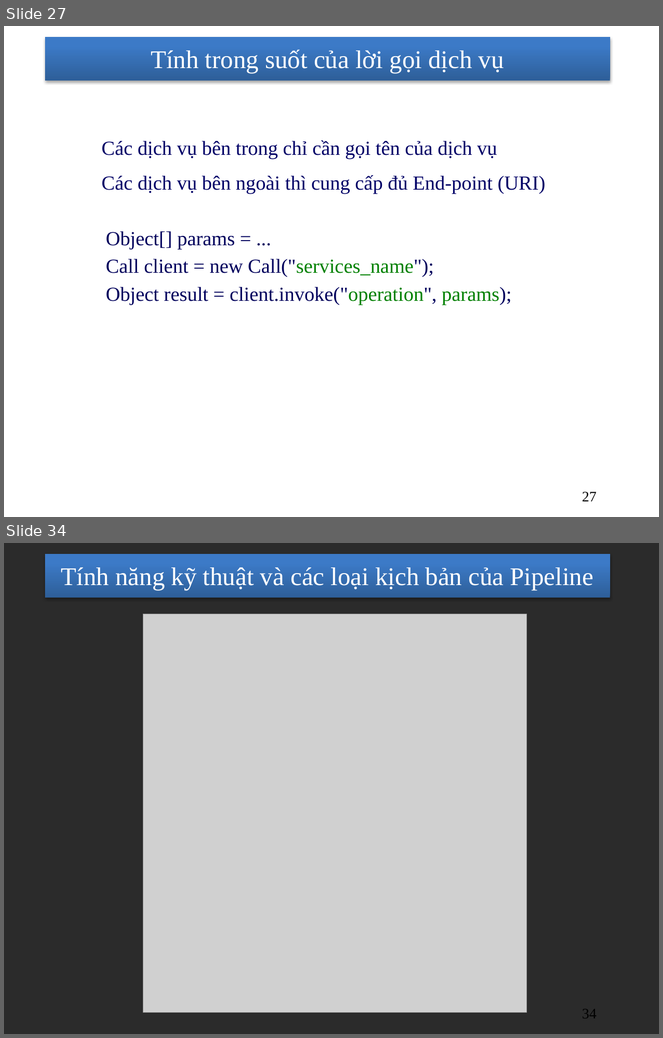
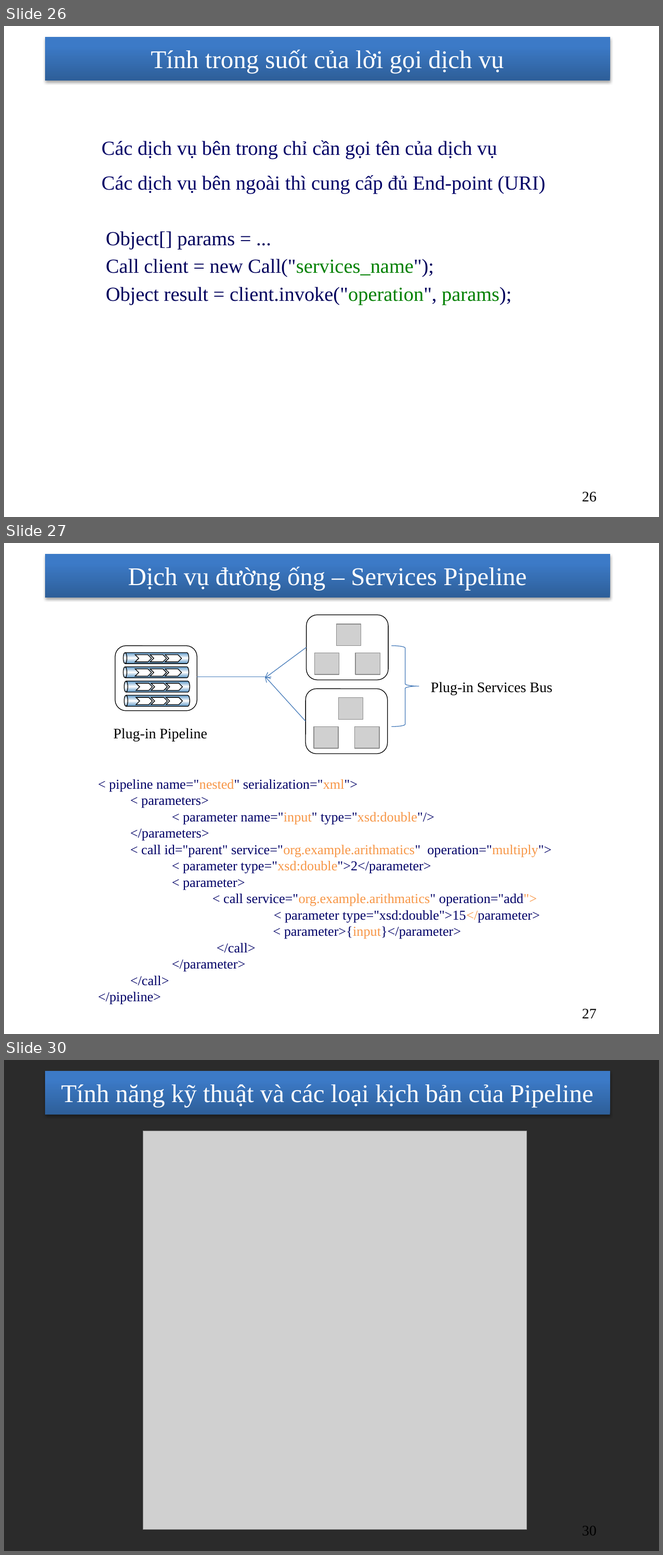
Before and after one commit to nhanhnt/LUANVAN, a slide deck: WORD/luanvan_nhanhnt_ver8.pptx. Shown one above the other, each under a label of ours: slides 27 and 34 before the commit, slides 26, 27 and 30 after it; the slides between them are not shown. The pictures are 663x1038 and 663x1555 pixels, drawn with LibreOffice and Linux fonts; fonts in the diff are those of the drawing; grey boxes stand for pictures; background and template pictures are left out; a plain dark background stands for a picture behind light text. Boxes give left, top, right and bottom in pixels: in the first picture for what was removed or moved away, otherwise in the second. Text is boxed around its words. In the diff, an @@ line names an element or a change of style, - is before the commit and + after.

```diff
--- a/WORD/luanvan_nhanhnt_ver8.pptx
+++ b/WORD/luanvan_nhanhnt_ver8.pptx
@@ slide 27 added at bbox=[4, 543, 659, 1034], background picture (left out); not listed: 1 template element that a slide beside it also shows @@
@@ title added at bbox=[128, 566, 527, 590], 28 pt, text #FFFFFF @@
+Dịch vụ đường ống – Services Pipeline
@@ group added at bbox=[113, 615, 552, 754]: 12 chevrons, 6 pictures, 4 cylinders, 3 rounded rectangles, 2 arrows, 2 texts, 1 line, 1 right brace @@
+Plug-in Pipeline
+Plug-in Services Bus
@@ text added at bbox=[98, 779, 552, 1005], 15 pt, text #000066 @@
+< pipeline name="nested" serialization="xml">
+< parameters>
+< parameter name="input" type="xsd:double"/>
+</parameters>
+< call id="parent" service="org.example.arithmatics" operation="multiply">
+< parameter type="xsd:double">2</parameter>
+< parameter>
+< call service="org.example.arithmatics" operation="add">
+< parameter type="xsd:double">15</parameter>
+< parameter>{input}</parameter>
+</call>
+</parameter>
+</call>
+</pipeline>
@@ page number added at bbox=[582, 1009, 597, 1019], 16 pt, text #000000 @@
+27
@@ what was slide 27 is now slide 26 @@
@@ page number at bbox=[582, 492, 597, 502]: text changed @@
-27
+26
@@ what was slide 34 is now slide 30 @@
@@ page number at bbox=[582, 1526, 597, 1536]: text changed @@
-34
+30
```
Also in this commit, not shown: 2 slides changed, 1 other slide added, 6 slides removed.
